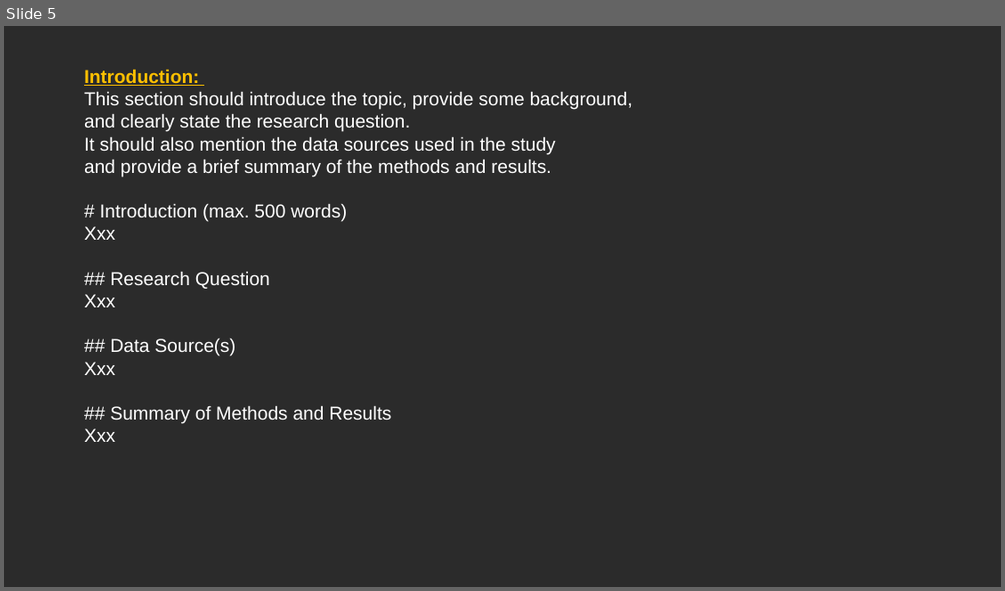
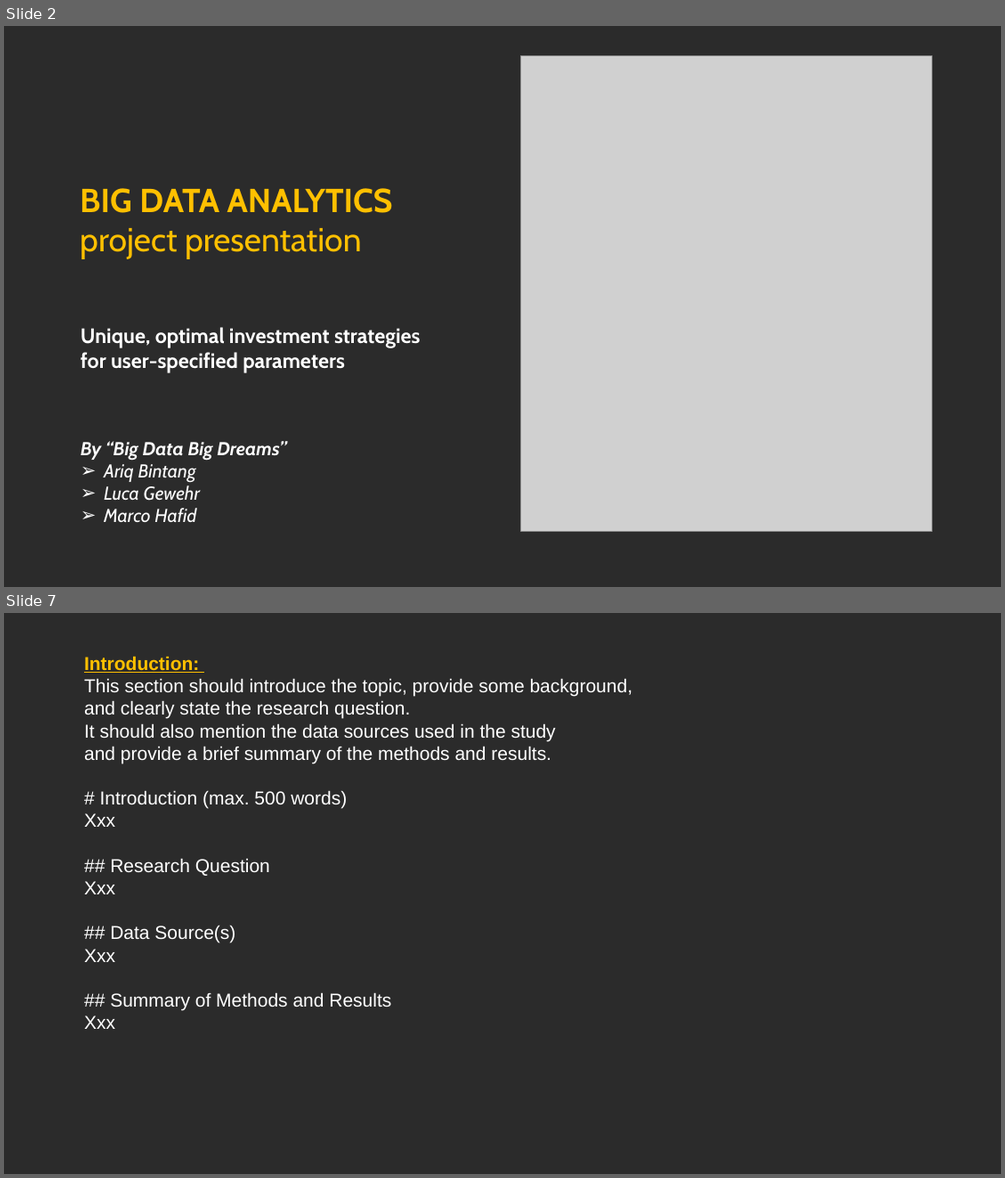
Before and after one commit to MarcoH97/Big-Data-project, a slide deck: 2023_05_24 - BDA - Big Data Big Dreams v0.pptx. Shown one above the other, each under a label of ours: slide 5 before the commit, slides 2 and 7 after it; the slides between them are not shown. The pictures are 1005x591 and 1005x1178 pixels, drawn with LibreOffice and Linux fonts; fonts in the diff are those of the drawing; grey boxes stand for pictures; background and template pictures are left out; a plain dark background stands for a picture behind light text. Boxes give left, top, right and bottom in pixels: in the first picture for what was removed or moved away, otherwise in the second. Text is boxed around its words. In the diff, an @@ line names an element or a change of style, - is before the commit and + after.

```diff
--- a/2023_05_24 - BDA - Big Data Big Dreams v0.pptx
+++ b/2023_05_24 - BDA - Big Data Big Dreams v0.pptx
@@ slide 2 added at box(4, 26, 1001, 587), background picture (left out) @@
@@ picture added at box(521, 56, 933, 531) @@
@@ text added at box(80, 188, 393, 259), 32 pt, text #FFC000 @@
+BIG DATA ANALYTICS
+project presentation
@@ text added at box(81, 327, 421, 373), 20 pt, text #FFFFFF, bold @@
+Unique, optimal investment strategies
+for user-specified parameters
@@ text added at box(81, 441, 286, 522), 18 pt, text #FFFFFF, italic @@
+By “Big Data Big Dreams”
+➢ Ariq Bintang
+➢ Luca Gewehr
+➢ Marco Hafid
@@ what was slide 5 is now slide 7 @@
```
Also in this commit, not shown: 1 slide changed, 3 other slides added, 3 other files.
